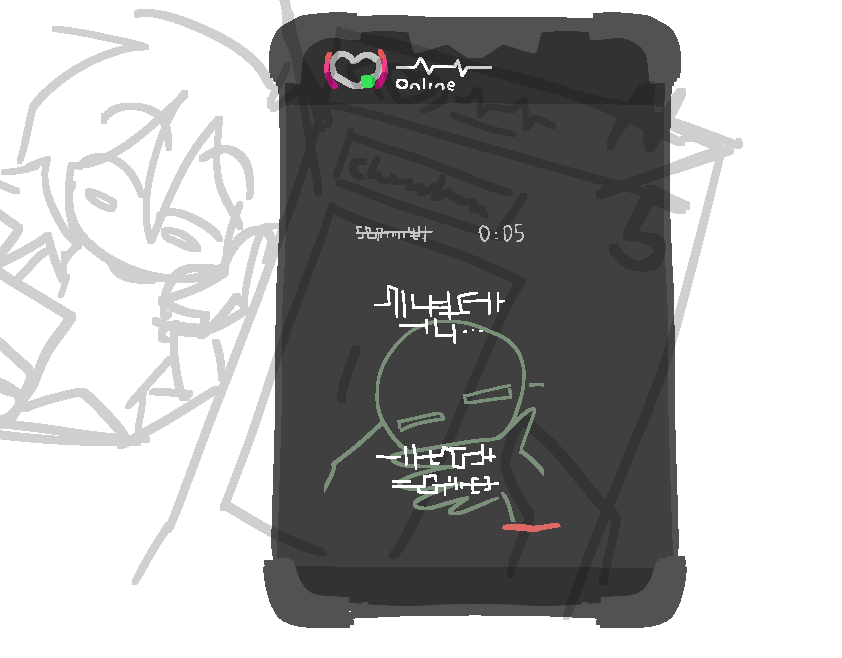
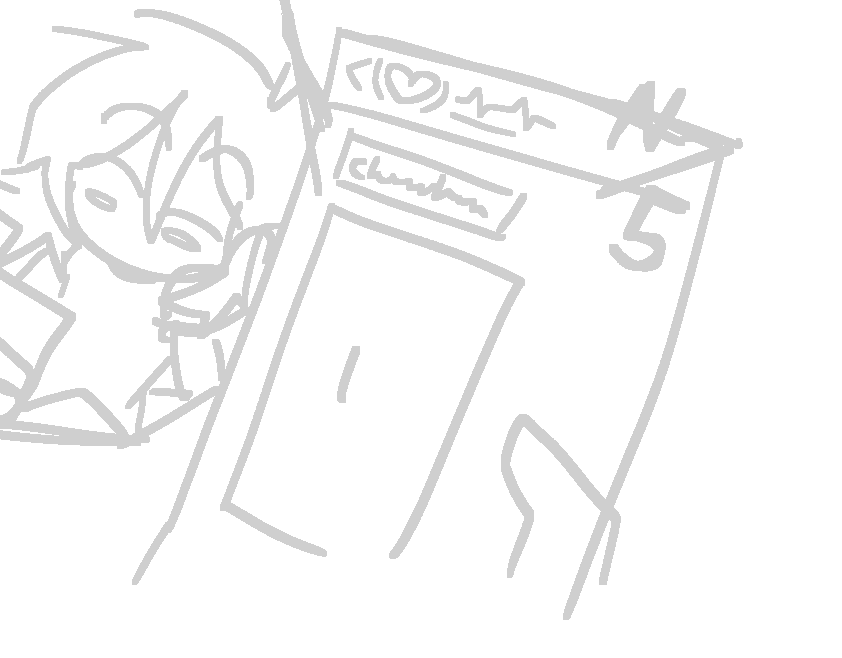
Layer changes from the first 842×658 image to the second:
hid group "reelcard" (8 layers) over [263, 128, 576, 628]
painted on "Paint Layer 18" over [263, 12, 687, 628]
renamed "heart" to "username", hid it over [320, 12, 512, 192]
removed layer "mask" over [263, 64, 687, 576]
hid "phone", painted on it over [263, 12, 687, 628]
